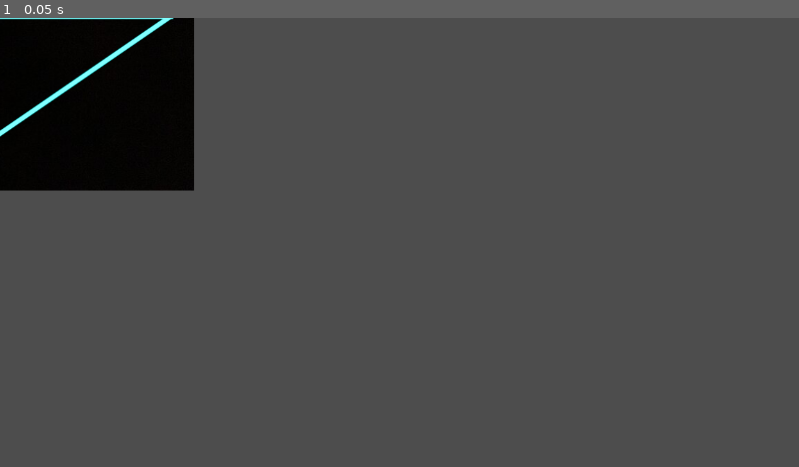
Above: before the commit, frame 1.
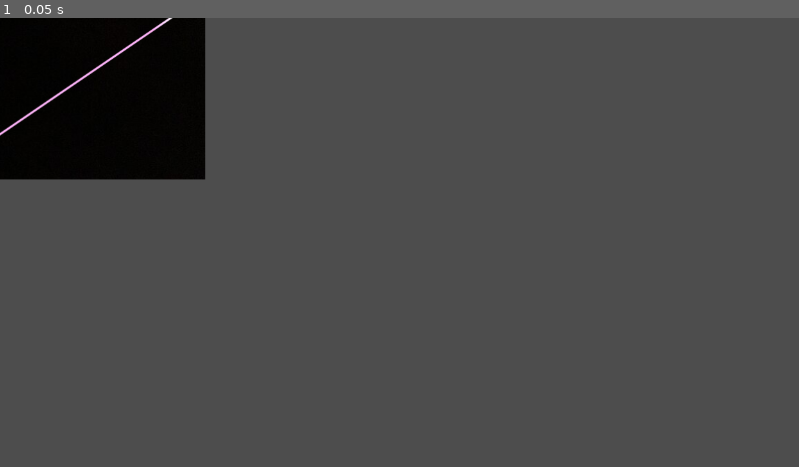
Above: after the commit, the same moment.

Repository: dommie123/Bullet_Hell
Game: Godot game, scene res://sprites/testEnemy.tscn
Same seed, same stepped clock (60 frames per second), same inputs: the game is played once before the commit and once after it. This scene is started directly instead of the project's main scene.
Inputs:
- Up to frame 1 (0.05 s): no input

The runs differ from the first frame. In frame 1, 1.6% of the frame differs, in the area x 0-26%, y 0-39%.

Commit message:
GlowShader

Diff:
--- a/sprites/testEnemy.tscn
+++ b/sprites/testEnemy.tscn
@@ -7,37 +7,35 @@
 
 [sub_resource type="ShaderMaterial" id="ShaderMaterial_5vl44"]
 shader = ExtResource("2_umm1d")
-shader_parameter/brightness = 1.112
-shader_parameter/glow_intensity = 5.0
-shader_parameter/glow_color = Color(0, 1, 1, 1)
-shader_parameter/edge_softness = 1.0
-shader_parameter/glow_radius = 0.527
+shader_parameter/glow_color = Color(0.817957, 0.305354, 0.422175, 1)
+shader_parameter/glow_power = 20.0
+shader_parameter/glow_shift = 1.0
+shader_parameter/glow_radius = 5.0
+shader_parameter/texture_size = Vector2(256, 256)
 
 [sub_resource type="ShaderMaterial" id="ShaderMaterial_1dp1w"]
 shader = ExtResource("2_umm1d")
-shader_parameter/brightness = 2.0
-shader_parameter/glow_intensity = 10.0
-shader_parameter/glow_color = Color(0, 1, 1, 1)
-shader_parameter/edge_softness = 0.029
-shader_parameter/glow_radius = 0.348
+shader_parameter/glow_color = Color(1, 0, 1, 1)
+shader_parameter/glow_power = 8.0
+shader_parameter/glow_shift = 1.0
+shader_parameter/glow_radius = 1.0
+shader_parameter/texture_size = Vector2(256, 256)
 
 [node name="TestEnemy" type="Node2D"]
 scale = Vector2(1.00608, 0.9948)
 
 [node name="ABlackImage" type="Sprite2D" parent="."]
-position = Vector2(-41.7464, 10.0523)
-scale = Vector2(1, 1)
+position = Vector2(-25.8429, -6.03136)
 texture = ExtResource("1_ih3hq")
 
 [node name="Sprite2D" type="Sprite2D" parent="."]
-visible = false
 material = SubResource("ShaderMaterial_5vl44")
 scale = Vector2(1, 1.00352)
 texture = ExtResource("3_0kr63")
 
 [node name="Sprite2D2" type="Sprite2D" parent="."]
+visible = false
 material = SubResource("ShaderMaterial_1dp1w")
-scale = Vector2(1, 1)
 texture = ExtResource("4_qm1sr")
 
 [node name="ThickEnemy" type="Sprite2D" parent="."]
--- a/textures/neon.gdshader
+++ b/textures/neon.gdshader
@@ -1,29 +1,29 @@
 shader_type canvas_item;
 
-uniform float brightness : hint_range(0.0, 2.0) = 1.0;
-uniform float glow_intensity : hint_range(0.0, 10.0) = 8.0;
-uniform vec4 glow_color : source_color = vec4(0.0, 1.0, 1.0, 1.0); // Neon blue color
-uniform float edge_softness : hint_range(0.0, 1.0) = 0.2;
-uniform float glow_radius : hint_range(0.0, 1.0) = 0.8; // Increased radius for thicker glow
+uniform vec4 glow_color : source_color = vec4(0.2, 0.6, 0.3, 1.0);
+uniform float glow_power : hint_range(0.0, 20.0, 0.1) = 10.0;
+uniform float glow_shift : hint_range(0.0, 10.0, 0.1) = 1.0;
+uniform float glow_radius : hint_range(1.0, 20.0, 1.0) = 5.0;
+uniform vec2 texture_size = vec2(256.0, 256.0);
 
 void fragment() {
     vec4 tex = texture(TEXTURE, UV);
+    vec4 glow = vec4(0.0);
+    float count = 0.0;
+    vec2 texture_pixel_size = vec2(1.0) / texture_size;
 
-    // Calculate the distance from the edge for the glow effect
-    float edge_distance = smoothstep(0.0, 1.0 - edge_softness, 1.0 - tex.a * glow_radius);
+    for (float x = -glow_radius; x <= glow_radius; x += 0.5) {
+        for (float y = -glow_radius; y <= glow_radius; y += 0.5) {
+            float distance = length(vec2(x, y));
+            if (distance <= glow_radius) {
+                vec2 offset = vec2(x, y) * glow_shift * texture_pixel_size;
+                glow += texture(TEXTURE, UV + offset) * glow_color * (1.0 - distance / glow_radius);
+                count += 1.0;
+            }
+        }
+    }
 
-    // Ensure the lines are white
-    vec4 base_color = vec4(1.0, 1.0, 1.0, tex.a) * brightness;
-
-    // Create the glow effect by blending the glow color with the base color
-    vec4 glow = glow_color * glow_intensity * edge_distance;
-
-    // Combine the base color and the glow
-    base_color.rgb = mix(base_color.rgb, glow.rgb, edge_distance);
-
-    // Maintain alpha
-    base_color.a = tex.a;
-
-    // Output the final color
-    COLOR = base_color;
+    glow = glow_power * (glow / count);
+    vec4 result_color = tex + glow * glow.a;
+    COLOR = vec4(result_color.rgb, tex.a);
 }
